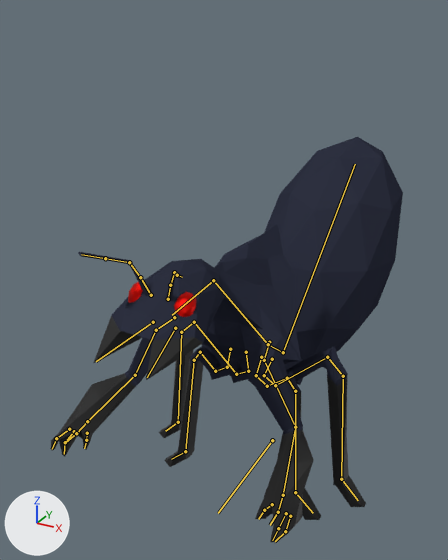
An edit to the Blender file Ants/Worker Ant.blend, drawn before and after from the same camera.
Before and after are seen from a 50 mm lens placed at (3.66, -7.89, 7.23), pointed at (-0.87, 0.33, 3.11). The lights are fixed; the arrows at lower left show +X, +Y and +Z. The bones that bend it are drawn over the model as lines.

The first picture shows 'Ant'.
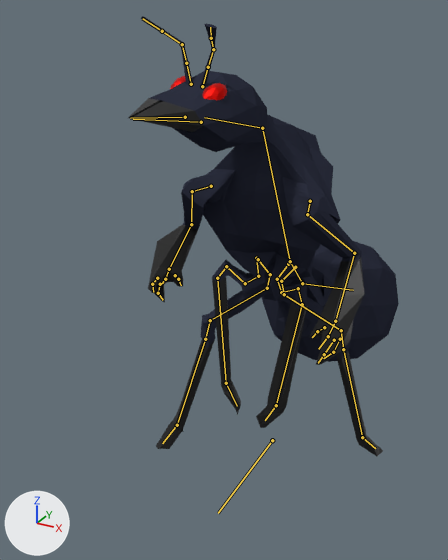
The newer file adds an action. The first version stands in its rest pose; the second is drawn at frame 1 of the action 'Alert Loop (31 frames)'.

Where the change shows, as pixel boxes (x1, y1, x2, y2) in the pictures (448 x 560 px):
'Ant', posed (23% narrower, 8% taller): before (51, 137, 403, 544); after (128, 16, 399, 456)
bone 'Thorax', root to tip: before (268, 344) to (213, 280); after (290, 261) to (262, 128)
bone 'Head', root to tip: before (213, 280) to (172, 315); after (262, 128) to (204, 117)
bone 'Mandable.L', root to tip: before (175, 328) to (147, 377); after (201, 122) to (133, 119)
bone 'Mandable.R', root to tip: before (153, 322) to (96, 361); after (185, 117) to (130, 118)
bone 'Shoulder.L', root to tip: before (269, 342) to (264, 360); after (310, 201) to (307, 214)
bone 'Upper Arm.L', root to tip: before (264, 360) to (295, 427); after (307, 214) to (354, 253)
bone 'Lower Arm.L', root to tip: before (295, 427) to (283, 495); after (354, 253) to (335, 321)
bone 'Wrist.L', root to tip: before (283, 495) to (278, 512); after (335, 321) to (328, 336)
bone 'Front Leg01.L', root to tip: before (261, 357) to (256, 375); after (288, 264) to (277, 279)
bone 'Shoulder.R', root to tip: before (174, 317) to (156, 330); after (211, 186) to (192, 191)
bone 'Upper Arm.R', root to tip: before (156, 330) to (135, 375); after (192, 191) to (191, 224)
bone 'Lower Arm.R', root to tip: before (135, 375) to (87, 421); after (191, 224) to (169, 269)
bone 'Wrist.R', root to tip: before (87, 421) to (76, 433); after (169, 269) to (165, 279)
bone 'Front Leg01.R', root to tip: before (230, 349) to (227, 367); after (256, 258) to (258, 276)
bone 'Back Leg01.R', root to tip: before (246, 352) to (248, 371); after (258, 259) to (270, 274)
bone 'Joint', root to tip: before (268, 344) to (283, 352); after (290, 261) to (302, 283)
bone 'Root', root to tip: before (283, 352) to (355, 164); after (302, 283) to (353, 290)

The change in detail:
Bone 'Thorax' (bone_thorax) moves from (0.0, 0.0, 0.0) to (0.14, 0.67, -1.24).
Bone 'Thorax' (bone_thorax) turns from (0, 0, 0) to (-18, 0, 0) degrees about its own x, y and z.
Bone 'Head' (bone_head) turns from (0, 0, 0) to (0, -8, 20) degrees about its own x, y and z.
Bone 'Mandable.L' (bone_mandable_l) turns from (0, 0, 0) to (1, 4, 21) degrees about its own x, y and z.
Bone 'Mandable.R' (bone_mandable_r) turns from (0, 0, 0) to (1, -4, -21) degrees about its own x, y and z.
Bone 'Shoulder.L' (bone_shoulder_l) moves from (0.0, 0.0, 0.0) to (0.0, -0.01, 0.05).
Bone 'Shoulder.L' (bone_shoulder_l) turns from (0, 0, 0) to (18, -2, -6) degrees about its own x, y and z.
Bone 'Upper Arm.L' (bone_upper_arm_l) turns from (0, 0, 0) to (-19, 21, -41) degrees about its own x, y and z.
Bone 'Lower Arm.L' (bone_lower_arm_l) turns from (0, 0, 0) to (-9, -1, 10) degrees about its own x, y and z.
Bone 'Wrist.L' (bone_wrist_l) turns from (0, 0, 0) to (-1, 0, 3) degrees about its own x, y and z.
Bone 'Front Leg01.L' (bone_front_leg01_l) moves from (0.0, 0.0, 0.0) to (-0.01, 0.16, 0.17).
Bone 'Shoulder.R' (bone_shoulder_r) moves from (0.0, 0.0, 0.0) to (0.0, -0.01, 0.05).
Bone 'Shoulder.R' (bone_shoulder_r) turns from (0, 0, 0) to (7, -2, 4) degrees about its own x, y and z.
Bone 'Upper Arm.R' (bone_upper_arm_r) turns from (0, 0, 0) to (-10, -20, 44) degrees about its own x, y and z.
Bone 'Lower Arm.R' (bone_lower_arm_r) turns from (0, 0, 0) to (-30, -3, -26) degrees about its own x, y and z.
Bone 'Wrist.R' (bone_wrist_r) turns from (0, 0, 0) to (-5, 0, -7) degrees about its own x, y and z.
Bone 'Front Leg01.R' (bone_front_leg01_r) moves from (0.0, 0.0, 0.0) to (0.01, 0.16, 0.17).
Bone 'Back Leg01.R' (bone_back_leg01_r) moves from (0.0, 0.0, 0.0) to (-0.11, -0.05, 0.12).
Bone 'Joint' (bone_joint) turns from (0, 0, 0) to (-7, -3, 1) degrees about its own x, y and z.
Bone 'Root' (bone_root) turns from (0, 0, 0) to (52, 0, -5) degrees about its own x, y and z.
Bone 'Front Leg Pole Target.L' (bone_front_leg_pole_target_l) moves from (0.0, 0.0, 0.0) to (-0.38, 0.14, -1.23).
Bone 'Back Leg Pole Target.L' (bone_back_leg_pole_target_l) moves from (0.0, 0.0, 0.0) to (1.12, 0.0, 0.0).
Bone 'Front Leg Control.L' (bone_front_leg_control_l) moves from (0.0, 0.0, 0.0) to (-1.63, -0.64, -0.44).
Bone 'Front Leg Control.L' (bone_front_leg_control_l) turns from (0, 0, 0) to (25, 28, -70) degrees about its own x, y and z.
Bone 'Back Leg Control.L' (bone_back_leg_control_l) moves from (0.0, 0.0, 0.0) to (0.0, 0.0, -1.12).
Bone 'Back Leg Control.L' (bone_back_leg_control_l) turns from (0, 0, 0) to (-45, 0, 0) degrees about its own x, y and z.
Bone 'Front Leg Pole Target.R' (bone_front_leg_pole_target_r) moves from (0.0, 0.0, 0.0) to (0.38, -0.14, -1.23).
Bone 'Back Leg Pole Target.R' (bone_back_leg_pole_target_r) moves from (0.0, 0.0, 0.0) to (0.53, 0.0, 0.0).
Bone 'Front Leg Control.R' (bone_front_leg_control_r) moves from (0.0, 0.0, 0.0) to (1.73, -0.78, -0.46).
Bone 'Front Leg Control.R' (bone_front_leg_control_r) turns from (0, 0, 0) to (27, -21, 73) degrees about its own x, y and z.
Bone 'Back Leg Control.R' (bone_back_leg_control_r) moves from (0.0, 0.0, 0.0) to (0.0, 0.0, 0.02).
Bone 'Back Leg Control.R' (bone_back_leg_control_r) turns from (0, 0, 0) to (55, 0, 0) degrees about its own x, y and z.
